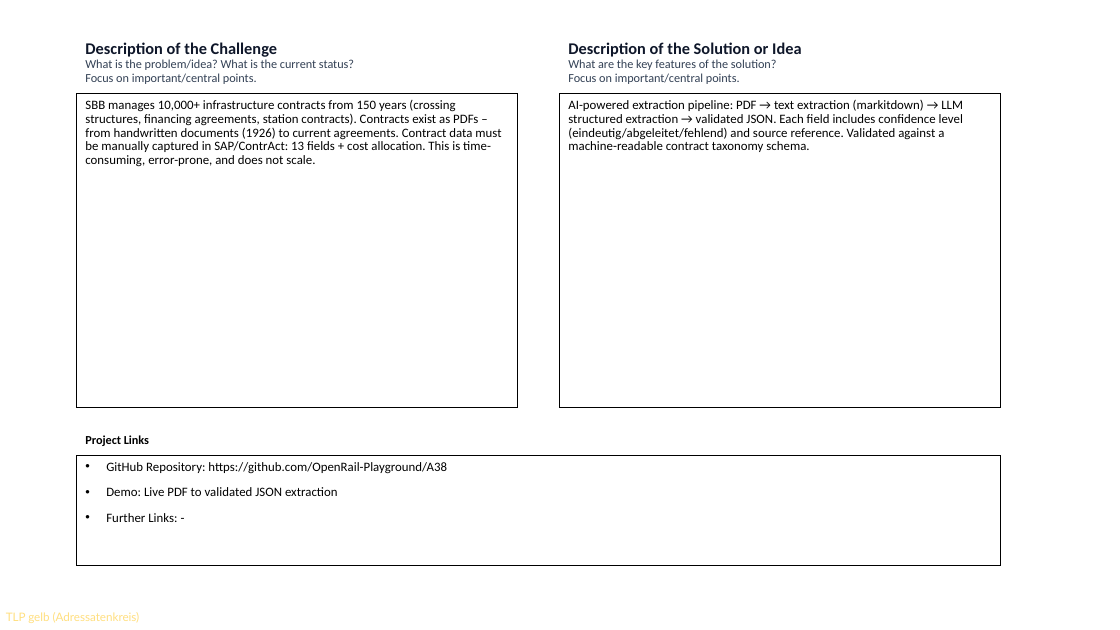
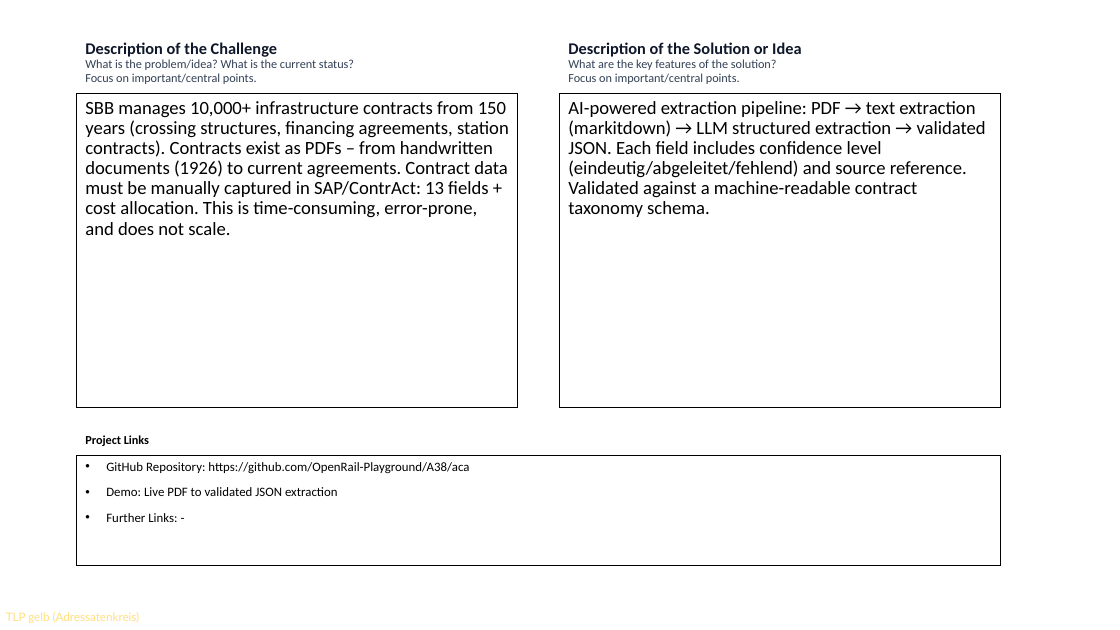
Before and after one commit to OpenRail-Playground/A38, a slide deck: slide 2 of aca/H4R2026_FactSheet_ACA.pptx. Drawn at 1120x630 pixels with LibreOffice and Linux fonts; fonts in the diff are those of the drawing; background and template pictures are left out. Boxes give left, top, right and bottom in pixels: in the first picture for what was removed or moved away, otherwise in the second. Text is boxed around its words. In the diff, an @@ line names an element or a change of style, - is before the commit and + after.

Commit message:
docs: manual refinements to both FactSheets

```diff
--- a/aca/H4R2026_FactSheet_ACA.pptx
+++ b/aca/H4R2026_FactSheet_ACA.pptx
@@ text "SBB manages 10,000+ infrastructure contracts ..." at [77,94,518,408]: size 11 to 16 pt @@
@@ rectangle "AI-powered extraction pipeline: PDF → ..." at [560,94,1002,408]: size 11 to 16 pt @@
@@ text in rectangle at [106,462,469,474]: text changed @@
-• GitHub Repository: https://github.com/OpenRail-Playground/A38
+• GitHub Repository: https://github.com/OpenRail-Playground/A38/aca
```
Also in this commit, not shown: 2 other slides changed, 1 other file.
